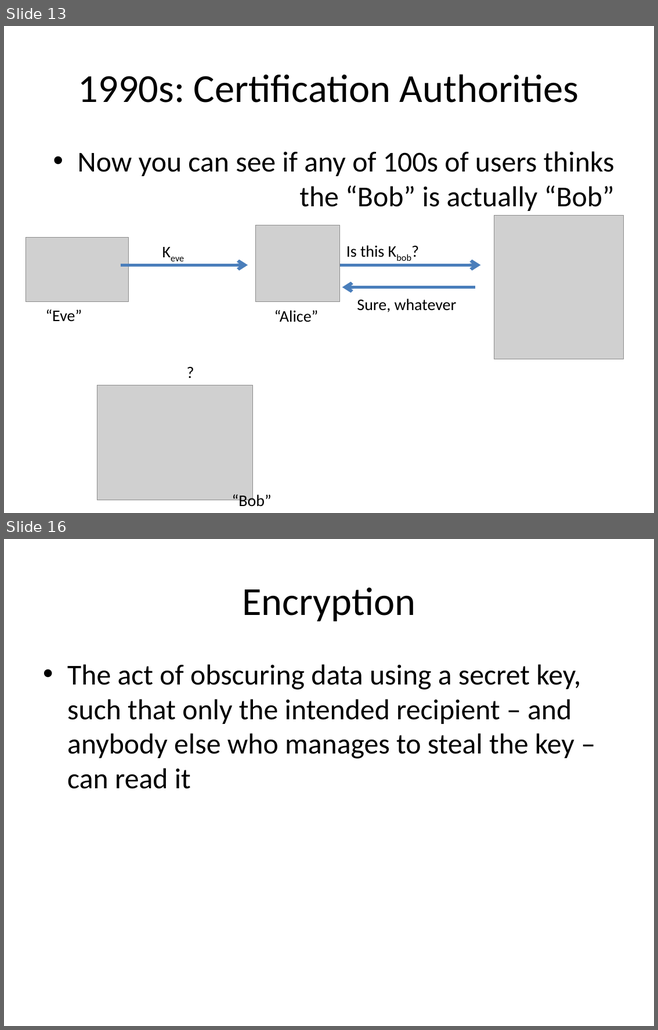
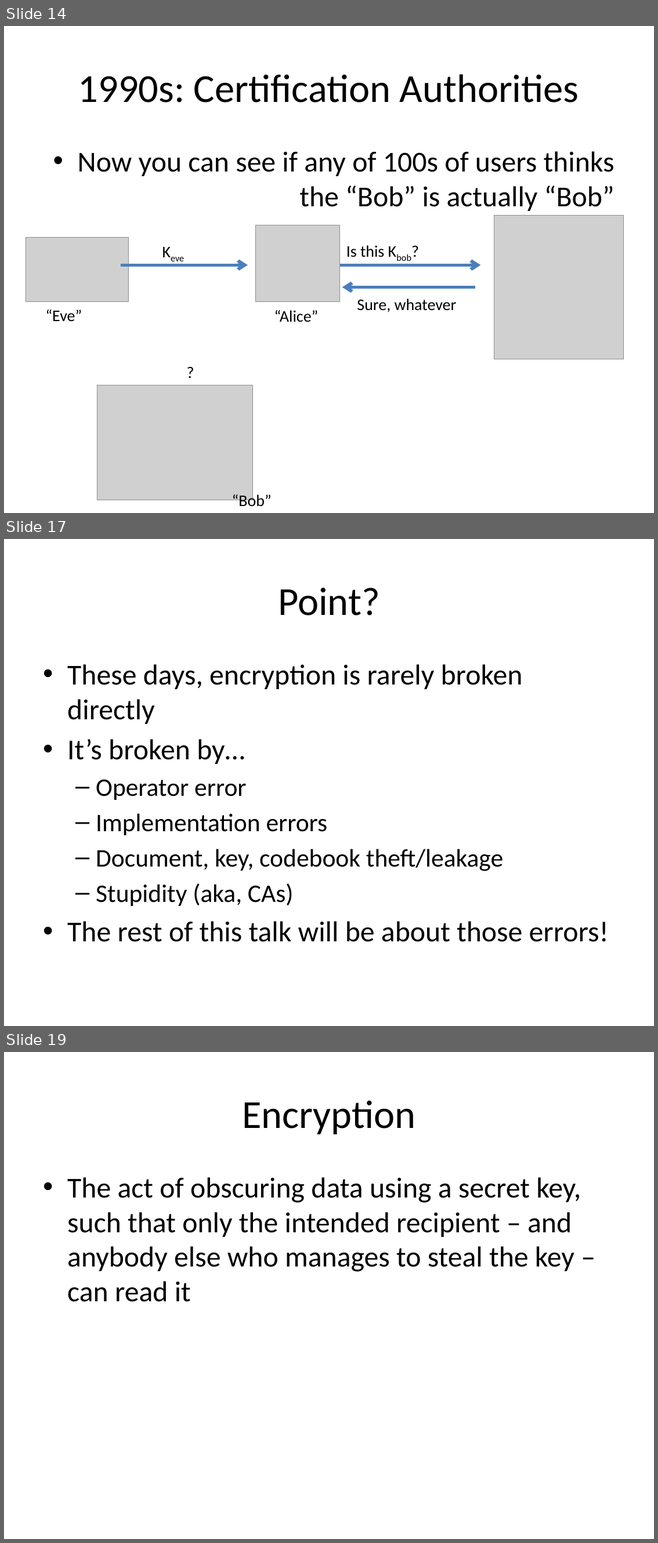
Before and after one commit to iagox86/2013-02-Shmoocon-talk, a slide deck: Shmoocon.pptx. Shown one above the other, each under a label of ours: slides 13 and 16 before the commit, slides 14, 17 and 19 after it; the slides between them are not shown. The pictures are 658x1030 and 658x1543 pixels, drawn with LibreOffice and Linux fonts; fonts in the diff are those of the drawing; grey boxes stand for pictures. Boxes give left, top, right and bottom in pixels: in the first picture for what was removed or moved away, otherwise in the second. Text is boxed around its words. In the diff, an @@ line names an element or a change of style, - is before the commit and + after.

```diff
--- a/Shmoocon.pptx
+++ b/Shmoocon.pptx
@@ slide 17 added at (4, 539, 654, 1026), background #FFFFFF @@
@@ title added at (278, 588, 380, 616), 44 pt, text #000000 @@
+Point?
@@ text added at (67, 664, 608, 942), 32 pt, text #000000 @@
+• These days, encryption is rarely broken directly
+• It’s broken by…
+  – Operator error
+  – Implementation errors
+  – Document, key, codebook theft/leakage
+  – Stupidity (aka, CAs)
+• The rest of this talk will be about those errors!
@@ what was slide 13 is now slide 14 @@
@@ what was slide 16 is now slide 19 @@
```
Also in this commit, not shown: 9 slides changed, 33 other slides added, 5 slides removed, 8 other files.
